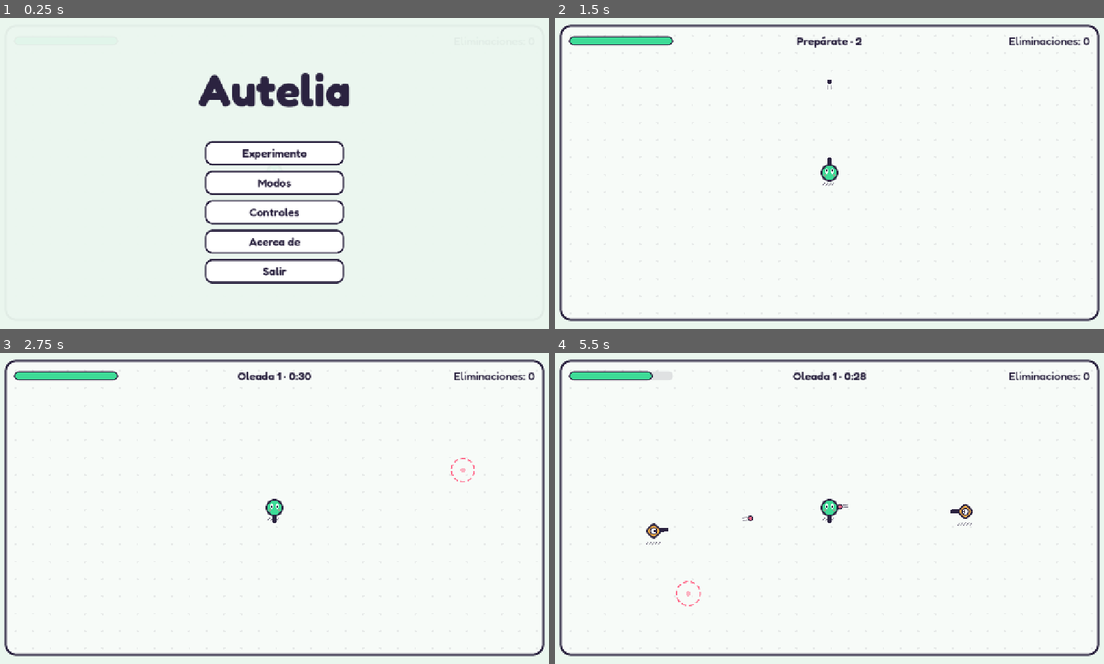
Above: before the commit, frames 1-4 (two rows, left to right).
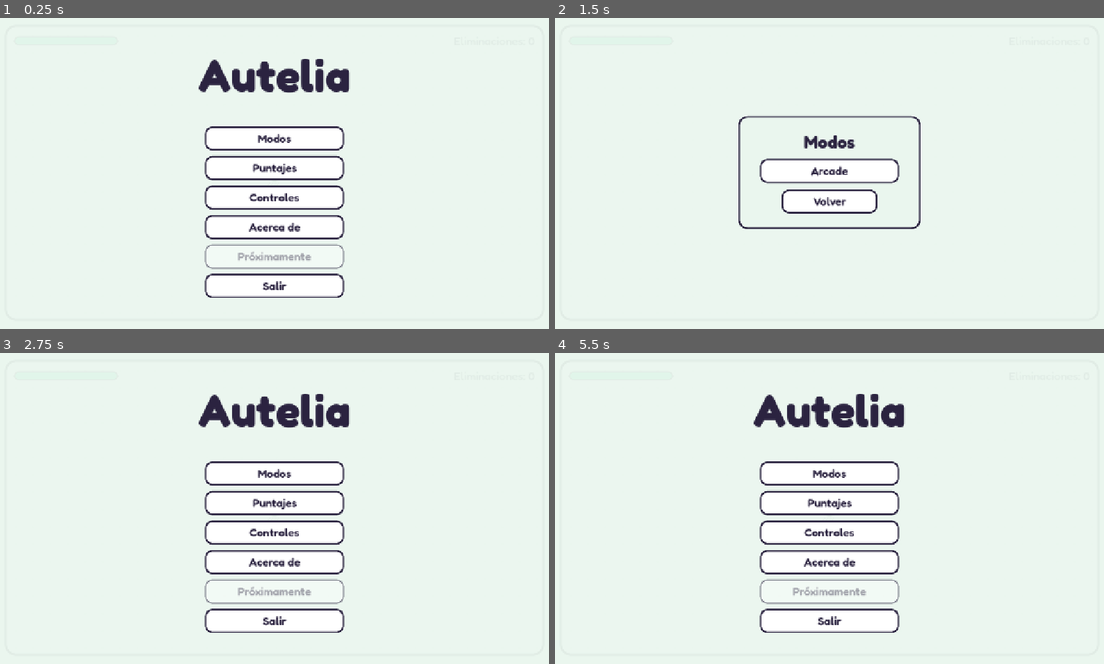
Above: after the commit, the same moments.

Repository: OmarDavidd/autelia
Game: Godot game, scene res://main.tscn
Same seed, same stepped clock (60 frames per second), same inputs: the game is played once before the commit and once after it.
Inputs (mouse positions are in pixels of both pictures, inside the frame that each line leads up to):
- Up to frame 1 (0.25 s): no input
- Up to frame 2 (1.5 s): click (829, 151) at 0.5 s, where only the run before the commit has a clickable "Experimento"; click (829, 139) at 1.25 s, where only the run after the commit has a clickable "Modos"
- Up to frame 3 (2.75 s): click (274, 536) at 2 s, where only the run after the commit has a clickable "Volver"
- Up to frame 4 (5.5 s): click (829, 502) at 2.75 s, where only the run after the commit has a clickable "Puntajes"; click (829, 527) at 3.5 s, where only the run after the commit has a clickable "Volver"; click (829, 533) at 4.25 s, where only the run after the commit has a clickable "Controles"; click (829, 555) at 5 s, where only the run after the commit has a clickable "Volver"

The runs differ from the first frame. In frame 1, 7.7% of the frame differs, in the area x 36-64%, y 13-90%; in frame 2, 6.4%; in frame 3, 9.5%; in frame 4, 9.7%, in the area x 0-100%, y 2-98%.

Commit message:
feat: add a scores page and tease the experiment as coming soon

Diff:
--- a/tests/smoke_arcade.gd
+++ b/tests/smoke_arcade.gd
@@ -33,6 +33,7 @@
 	await _experiment_keeps_fixed_difficulty()
 	await _arcade_from_menu_to_game_over()
 	await _arcade_page_shows_the_table()
+	await _home_teases_experiment_and_shows_scores()
 	DirAccess.remove_absolute(ProjectSettings.globalize_path(PROFILE))
 
 	get_tree().paused = false
@@ -225,3 +226,23 @@
 	_expect(menu.board.rows.get_child_count() == LeaderboardTable.COLUMNS, "arcade page rows: %d" % menu.board.rows.get_child_count())
 	main.queue_free()
 	await _frames(2)
+
+
+func _home_teases_experiment_and_shows_scores() -> void:
+	var main := await _open_main()
+	var menu: MainMenu = main.get_node("MainMenu")
+	var teaser := menu.experiment_button
+	_expect(teaser.disabled, "experiment must not be clickable yet")
+	_expect(teaser.text == "Próximamente", "experiment teaser text: %s" % teaser.text)
+	_expect(teaser.focus_mode == Control.FOCUS_NONE, "keyboard focus must skip the teaser")
+	var buttons := teaser.get_parent()
+	var last_index := buttons.get_child_count() - (1 if OS.has_feature("web") else 2)
+	_expect(teaser.get_index() == last_index, "teaser must sit at the bottom, above Salir")
+	_expect(buttons.get_child(0).text == "Modos", "first home button: %s" % buttons.get_child(0).text)
+
+	menu.show_scores()
+	await _frames(2)
+	_expect(menu.scores_board.is_visible_in_tree(), "scores page does not show the table")
+	_expect(menu.scores_board.status.text == "No se pudo cargar la tabla", "scores page offline status: %s" % menu.scores_board.status.text)
+	main.queue_free()
+	await _frames(2)
--- a/tools/capture/capture.gd
+++ b/tools/capture/capture.gd
@@ -31,6 +31,7 @@
 	"arcade-nombre": _arcade_name,
 	"arcade-partida": _arcade_run,
 	"arcade-fin": _arcade_game_over,
+	"menu-puntajes": _menu_scores,
 }
 
 
@@ -363,3 +364,12 @@
 	await _frames(50)
 	mode.hud.show_leaderboard(SAMPLE_TOP, "Omar", 1240)
 	await _frames(5)
+
+
+func _menu_scores() -> void:
+	var main: Node = await _arcade_menu()
+	var menu: MainMenu = main.get_node("MainMenu")
+	menu.show_scores()
+	await _frames(2)
+	menu.scores_board.show_rows(SAMPLE_TOP, "", -1)
+	await _frames(8)
--- a/ui/main_menu.gd
+++ b/ui/main_menu.gd
@@ -1,7 +1,8 @@
 class_name MainMenu
 extends CanvasLayer
-## Main menu shown once per launch: Experimento, Modos (Arcade), Controles, Acerca de and
-## (on desktop) Salir. Arcade asks for the player's name first, next to the global top scores.
+## Main menu shown once per launch: Modos (Arcade), Puntajes, Controles, Acerca de, a disabled
+## "Próximamente" teaser for the thesis experiment and (on desktop) Salir.
+## Arcade asks for the player's name first, next to the global top scores.
 ## The game stays paused behind it. Starting a run is also what lets browsers start audio,
 ## since they block sound until the user interacts with the page.
 ## The chosen mode goes to GameSession; main.gd applies it when the menu is dismissed.
@@ -19,12 +20,14 @@
 var name_input: LineEdit
 var name_error: Label
 var board: LeaderboardTable
+var scores_board: LeaderboardTable
 var _leaderboard: Leaderboard
 var _home: Control
 var _modes: Control
 var _arcade: Control
 var _controls: Control
 var _about: Control
+var _scores: Control
 
 
 func _ready() -> void:
@@ -86,12 +89,18 @@
 	_show(_controls)
 
 
+func show_scores() -> void:
+	_show(_scores)
+	scores_board.show_loading()
+	_leaderboard.fetch_top()
+
+
 func show_about() -> void:
 	_show(_about)
 
 
 func _show(page: Control) -> void:
-	for each in [_home, _modes, _arcade, _controls, _about]:
+	for each in [_home, _modes, _arcade, _scores, _controls, _about]:
 		each.visible = each == page
 
 
@@ -106,6 +115,10 @@
 	center.set_anchors_and_offsets_preset(Control.PRESET_FULL_RECT)
 	add_child(center)
 
+	_leaderboard = Leaderboard.new()
+	add_child(_leaderboard)
+	_leaderboard.top_loaded.connect(_on_top_loaded)
+	_leaderboard.failed.connect(_on_top_failed)
 	_home = _build_home()
 	_modes = _build_modes()
 	_arcade = _build_arcade()
@@ -116,7 +129,8 @@
 		["Reiniciar", "R al terminar la partida"],
 	])
 	_about = _build_about()
-	for page in [_home, _modes, _arcade, _controls, _about]:
+	_scores = _build_scores()
+	for page in [_home, _modes, _arcade, _scores, _controls, _about]:
 		center.add_child(page)
 
 
@@ -139,18 +153,24 @@
 	buttons.size_flags_horizontal = Control.SIZE_SHRINK_CENTER
 	column.add_child(buttons)
 
-	experiment_button = UiStyle.button("Experimento")
-	experiment_button.pressed.connect(play_experiment)
-	buttons.add_child(experiment_button)
 	var modes := UiStyle.button("Modos")
 	modes.pressed.connect(show_modes)
 	buttons.add_child(modes)
+	var scores := UiStyle.button("Puntajes")
+	scores.pressed.connect(show_scores)
+	buttons.add_child(scores)
 	var controls := UiStyle.button("Controles")
 	controls.pressed.connect(show_controls)
 	buttons.add_child(controls)
 	var about := UiStyle.button("Acerca de")
 	about.pressed.connect(show_about)
 	buttons.add_child(about)
+	# The thesis experiment is not open to players yet: a teaser that cannot be clicked.
+	experiment_button = UiStyle.button("Próximamente")
+	experiment_button.disabled = true
+	experiment_button.focus_mode = Control.FOCUS_NONE
+	experiment_button.pressed.connect(play_experiment)
+	buttons.add_child(experiment_button)
 	# Quitting means nothing inside a browser tab.
 	if not OS.has_feature("web"):
 		var quit := UiStyle.button("Salir")
@@ -182,10 +202,6 @@
 	board = LeaderboardTable.new(20)
 	board.custom_minimum_size = Vector2(380, 0)
 	sides.add_child(board)
-	_leaderboard = Leaderboard.new()
-	add_child(_leaderboard)
-	_leaderboard.top_loaded.connect(func(rows: Array) -> void: board.show_rows(rows, GameSession.load_name(), -1))
-	_leaderboard.failed.connect(board.show_error)
 
 	var info := UiStyle.label(HORIZONTAL_ALIGNMENT_CENTER, 21)
 	info.text = "Cada oleada es más difícil. Suma puntos\ny entra en la tabla de mejores puntajes."
@@ -227,6 +243,29 @@
 	return page.get_parent()
 
 
+func _build_scores() -> Control:
+	var panel := UiStyle.menu_panel(560)
+	var column := VBoxContainer.new()
+	column.add_theme_constant_override("separation", 18)
+	panel.add_child(column)
+	scores_board = LeaderboardTable.new()
+	column.add_child(scores_board)
+	column.add_child(_back_button())
+	return panel
+
+
+## Both tables show the same answer; the player's last name is highlighted on neither,
+## since only a finished run knows which row is its own.
+func _on_top_loaded(rows: Array) -> void:
+	board.show_rows(rows, "", -1)
+	scores_board.show_rows(rows, "", -1)
+
+
+func _on_top_failed() -> void:
+	board.show_error()
+	scores_board.show_error()
+
+
 ## A menu panel with a big title; returns the column to fill.
 func _titled_panel(heading: String, min_width: float) -> VBoxContainer:
 	var panel := UiStyle.menu_panel(min_width)
--- a/ui/ui_style.gd
+++ b/ui/ui_style.gd
@@ -46,6 +46,7 @@
 
 
 ## Menu button: white with an ink outline, green when hovered or focused.
+## Disabled: faded, with a soft outline, for things that are not available yet.
 static func button(text: String, width := 320.0) -> Button:
 	var result := Button.new()
 	result.text = text
@@ -55,6 +56,7 @@
 	result.add_theme_font_size_override("font_size", 26)
 	for state in ["font_color", "font_hover_color", "font_pressed_color", "font_focus_color"]:
 		result.add_theme_color_override(state, Palette.INK)
+	result.add_theme_color_override("font_disabled_color", Color(Palette.INK, 0.4))
 	var styles := {
 		"normal": Palette.WHITE,
 		"hover": Palette.PLAYER,
@@ -66,6 +68,10 @@
 		style.set_border_width_all(4)
 		style.border_color = Palette.INK
 		result.add_theme_stylebox_override(state, style)
+	var disabled := box(Color(Palette.WHITE, 0.35), 16)
+	disabled.set_border_width_all(3)
+	disabled.border_color = Palette.INK_SOFT
+	result.add_theme_stylebox_override("disabled", disabled)
 	return result
 
 
Not shown, changed: README.md
